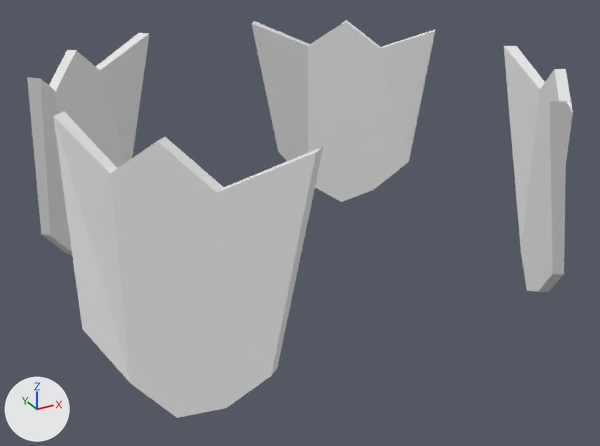
The Blender file assets/escudo/escudo.blend: old version first, new version second.
The view is the same before and after, from a camera (50 mm lens) standing at (-1.64, -2.97, 1.58) and looking at (-0.03, -0.05, 0.12). The axes (+X, +Y, +Z) are drawn at lower left. The lights are the same throughout.

The scene before the commit, as lines of its bpy script (objects in view):
```python
me_cube_003 = bpy.data.meshes.new('Cube.003')
me_cube_003.from_pydata(...)  # 80 vertices, 72 faces; spans x -3.23..2.79, y -2.82..3.2, z -1.5..1.25
me_cube_003.materials.append(mat_mat_escudo)  # its picture is missing
ob_escudo = bpy.data.objects.new('ESCUDO', me_cube_003)
ob_escudo.location = (0.01, 0.097, 0.336)
ob_escudo.rotation_euler = (0.0, 0.0, 2.342)  # degrees (0, 0, 134)
ob_escudo.scale = (0.37, 0.37, 0.37)
```
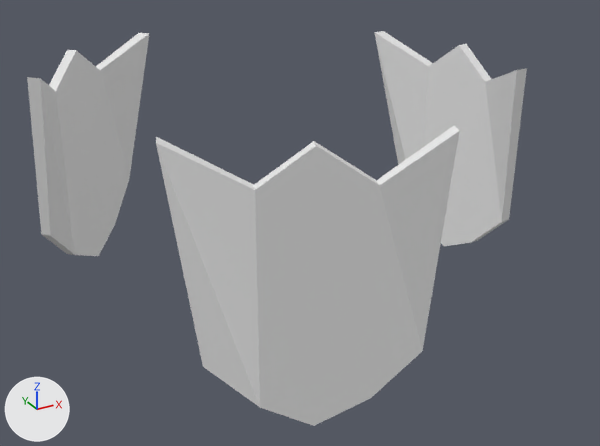
Patch to the scene script:
```diff
--- a/assets/escudo/escudo.blend.py
+++ b/assets/escudo/escudo.blend.py
@@ me_cube_003 @@
 me_cube_003.from_pydata(...)  # 80 vertices, 72 faces; spans x -3.23..2.79, y -2.82..3.2, z -1.5..1.25
 # used by ob_escudo; location = (0.01, 0.097, 0.336); rotation_euler = (0.0, 0.0, 2.342), in degrees (0, 0, 134); scale = (0.37, 0.37, 0.37)
+# me_cube_003 part 1: the loose piece of 20 vertices spanning x -1.15..1.42, y 2.49..3.2, z -1.5..1.25 is turned 30.6 degrees about the z axis through its middle, then moved by (-1.15, -0.25, 0.0)
+# me_cube_003 part 2: the loose piece of 20 vertices spanning x -3.23..-2.23, y -1.71..0.82, z -1.5..1.25 is turned 35.6 degrees about the z axis through its middle, then moved by (1.1, -0.91, 0.0)
+# me_cube_003 part 3: the loose piece of 20 vertices spanning x -1.27..1.31, y -2.82..-2.22, z -1.5..1.25 is deleted
 me_cube_003.materials.append(mat_mat_escudo)
```

Location of each change, (x1, y1, x2, y2) in pixels of the pictures (600 x 446 px; the box of a moved part takes in the faces that stretch with it):
'ESCUDO', reshaped (8% narrower): before (27, 20, 573, 418); after (27, 31, 527, 426)
part 1 of me_cube_003, moved or reshaped: before (53, 111, 324, 418); after (156, 126, 460, 426)
part 2 of me_cube_003, moved or reshaped: before (504, 46, 573, 292); after (374, 31, 527, 246)
part 3 of me_cube_003, deleted: before (251, 20, 436, 202)
